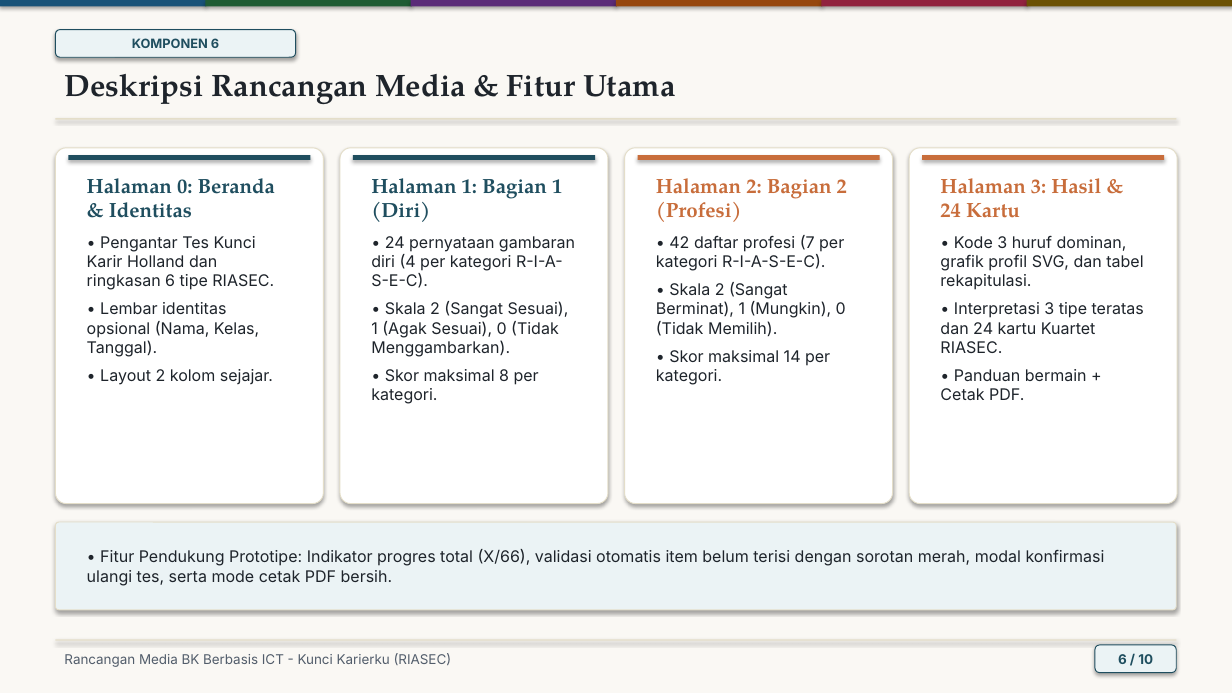
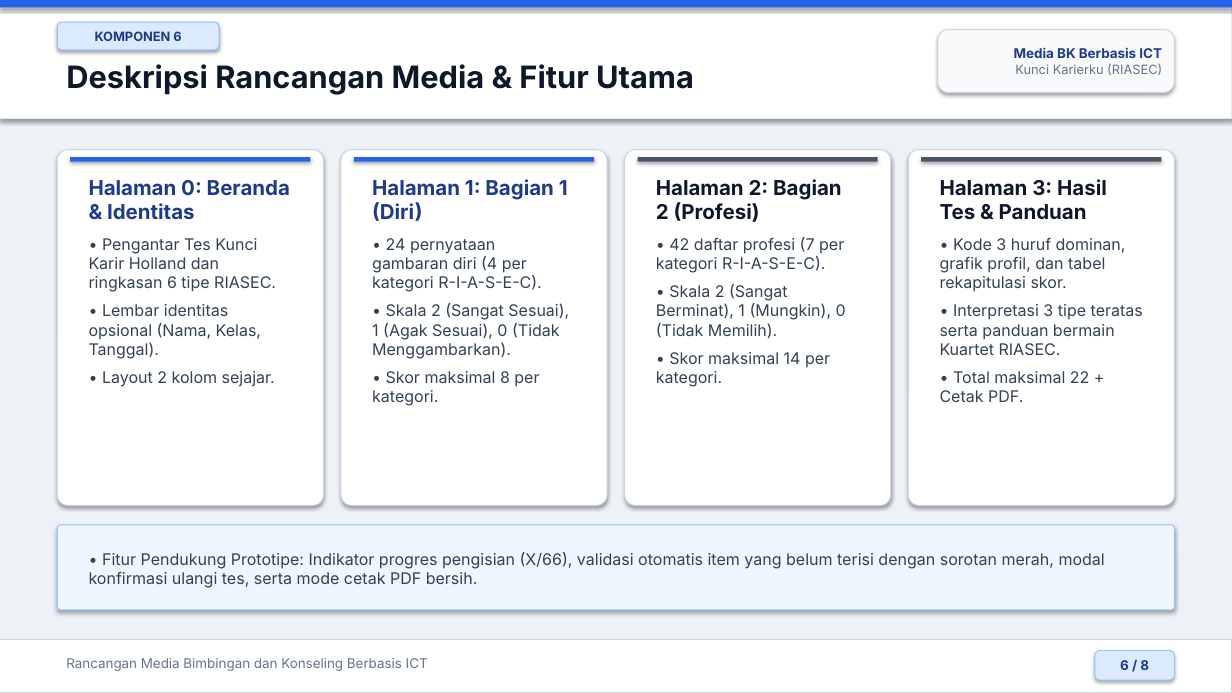
Before and after one commit to dvoidd/kunci-karierku-riasec, a slide deck: slide 6 of docs/Presentasi_Kunci_Karierku_RIASEC.pptx. Drawn at 1232x693 pixels with LibreOffice and Linux fonts; fonts in the diff are those of the drawing. Boxes give left, top, right and bottom in pixels: in the first picture for what was removed or moved away, otherwise in the second. Text is boxed around its words. In the diff, an @@ line names an element or a change of style, - is before the commit and + after.

Commit message:
Revise presentation: 8 slides, blue/white/pastel-gray theme, all 7 edits

```diff
--- a/docs/Presentasi_Kunci_Karierku_RIASEC.pptx
+++ b/docs/Presentasi_Kunci_Karierku_RIASEC.pptx
@@ background #FAF8F4 to #EEF2F7 @@
@@ rectangle: place and size @@
-rectangle at box(55, 118, 1177, 119)
+rectangle at box(0, 0, 1232, 118)
@@ rectangle at box(0, 0, 1232, 118): fill #E4DEC9 to #FFFFFF; outline none to #DBEAFE 0.75 pt @@
@@ rectangle: place and size @@
-rectangle at box(205, 0, 411, 6)
+rectangle at box(0, 0, 1232, 7)
@@ rectangle at box(0, 0, 1232, 7): fill #1F5C34 to #2563EB @@
@@ rectangle removed at box(0, 0, 206, 6) @@
@@ rounded rectangle "KOMPONEN 6": place and size @@
-rounded rectangle "KOMPONEN 6" at box(55, 30, 296, 57)
+rounded rectangle "KOMPONEN 6" at box(57, 22, 219, 50)
@@ rounded rectangle "KOMPONEN 6" at box(57, 22, 219, 50): text colour #1F4E5F to #1E3A8A; fill #EBF3F5 to #DBEAFE; outline #1F4E5F 0.75 pt to #93C5FD 0.75 pt @@
@@ rectangle removed at box(410, 0, 616, 6) @@
@@ rectangle removed at box(616, 0, 823, 6) @@
@@ rectangle removed at box(822, 0, 1028, 6) @@
@@ rectangle removed at box(1027, 0, 1232, 6) @@
@@ text "Deskripsi Rancangan Media & Fitur ...": place and size @@
-text "Deskripsi Rancangan Media & Fitur ..." at box(64, 74, 676, 104)
+text "Deskripsi Rancangan Media & Fitur ..." at box(66, 64, 694, 95)
@@ text "Deskripsi Rancangan Media & Fitur ..." at box(66, 64, 694, 95): font TeX Gyre Pagella to Inter, text colour #1E242B to #0F172A @@
@@ rounded rectangle added at box(938, 30, 1175, 92), fill #F8FAFC, outline #CBD5E1 0.75 pt, 10 pt, text #64748B @@
+Media BK Berbasis ICT
+Kunci Karierku (RIASEC)
@@ rectangle at box(70, 157, 311, 162): fill #1F4E5F to #2563EB @@
@@ text "Halaman 0: Beranda & Identitas" at box(89, 180, 290, 387): font TeX Gyre Pagella to Inter, text colour #1F4E5F to #1E3A8A in "Halaman 0: Beranda & Identitas"; text colour #1E242B to #334155 in "• Pengantar Tes Kunci Karir Holland dan ...", "• Lembar identitas opsional (Nama, Kelas, Tanggal).", "• Layout 2 kolom sejajar." @@
@@ rectangle at box(354, 157, 594, 162): fill #1F4E5F to #2563EB @@
@@ text "Halaman 1: Bagian 1 (Diri)" at box(372, 179, 569, 406): font TeX Gyre Pagella to Inter, text colour #1F4E5F to #1E3A8A in "Halaman 1: Bagian 1 (Diri)"; text colour #1E242B to #334155 in "• 24 pernyataan gambaran diri (4 per ...", "• Skala 2 (Sangat Sesuai), 1 (Agak ...", "• Skor maksimal 8 per kategori." @@
@@ rectangle at box(638, 157, 878, 162): fill #C86D3B to #475569 @@
@@ text "Halaman 2: Bagian 2 (Profesi)" at box(656, 179, 846, 387): font TeX Gyre Pagella to Inter, text colour #C86D3B to #0F172A in "Halaman 2: Bagian 2 (Profesi)"; text colour #1E242B to #334155 in "• 42 daftar profesi (7 per kategori ...", "• Skala 2 (Sangat Berminat), 1 (Mungkin), ...", "• Skor maksimal 14 per kategori." @@
@@ outline #E4DEC9 0.75 pt to #CBD5E1 0.75 pt in 4 elements at box(341, 150, 607, 506), box(57, 150, 323, 506), box(625, 150, 891, 506), box(909, 150, 1175, 506) @@
@@ rectangle at box(921, 157, 1162, 162): fill #C86D3B to #475569 @@
@@ text at box(940, 179, 1143, 402): text changed; text colour #1E242B to #334155 @@
-Halaman 3: Hasil & 24 Kartu
-• Kode 3 huruf dominan, grafik profil SVG, dan tabel rekapitulasi.
-• Interpretasi 3 tipe teratas dan 24 kartu Kuartet RIASEC.
-• Panduan bermain + Cetak PDF.
+Halaman 3: Hasil Tes & Panduan
+• Kode 3 huruf dominan, grafik profil, dan tabel rekapitulasi skor.
+• Interpretasi 3 tipe teratas serta panduan bermain Kuartet RIASEC.
+• Total maksimal 22 + Cetak PDF.
@@ rounded rectangle at box(57, 525, 1175, 610): fill #EBF3F5 to #EFF6FF; outline #E4DEC9 0.75 pt to #93C5FD 0.75 pt @@
@@ text at box(89, 552, 1105, 588): text changed; text colour #1E242B to #334155 @@
-• Fitur Pendukung Prototipe: Indikator progres total (X/66), validasi otomatis item belum terisi dengan sorotan merah, modal konfirmasi ulangi tes, serta mode cetak PDF bersih.
+• Fitur Pendukung Prototipe: Indikator progres pengisian (X/66), validasi otomatis item yang belum terisi dengan sorotan merah, modal konfirmasi ulangi tes, serta mode cetak PDF bersih.
@@ rectangle: place and size @@
-rectangle at box(55, 640, 1177, 640)
+rectangle at box(0, 640, 1232, 693)
@@ rectangle at box(0, 640, 1232, 693): fill #E4DEC9 to #FFFFFF; outline none to #CBD5E1 0.75 pt @@
@@ text at box(66, 658, 428, 671): text changed; text colour #525D6B to #64748B @@
-Rancangan Media BK Berbasis ICT - Kunci Karierku (RIASEC)
+Rancangan Media Bimbingan dan Konseling Berbasis ICT
@@ rounded rectangle "6 / 8": place and size @@
-rounded rectangle "6 / 8" at box(1095, 645, 1177, 673)
+rounded rectangle "6 / 8" at box(1095, 651, 1175, 680)
@@ rounded rectangle "6 / 8" at box(1095, 651, 1175, 680): fill #EBF3F5 to #DBEAFE; outline #1F4E5F 0.75 pt to #93C5FD 0.75 pt @@
@@ text in rounded rectangle at box(1120, 660, 1149, 670): text changed; text colour #1F4E5F to #1E3A8A @@
-6 / 10
+6 / 8
```
Also in this commit, not shown: 5 other slides changed, 2 slides added, 4 slides removed, 2 other files.
